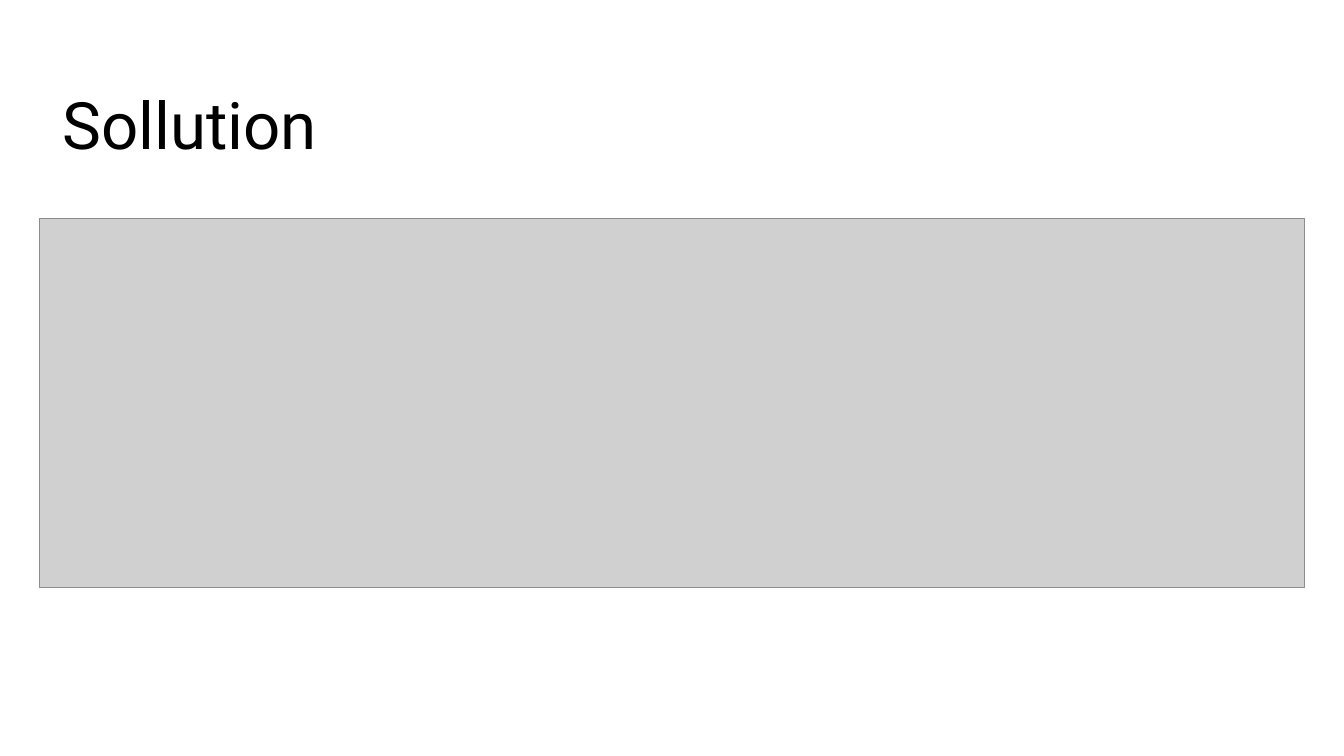
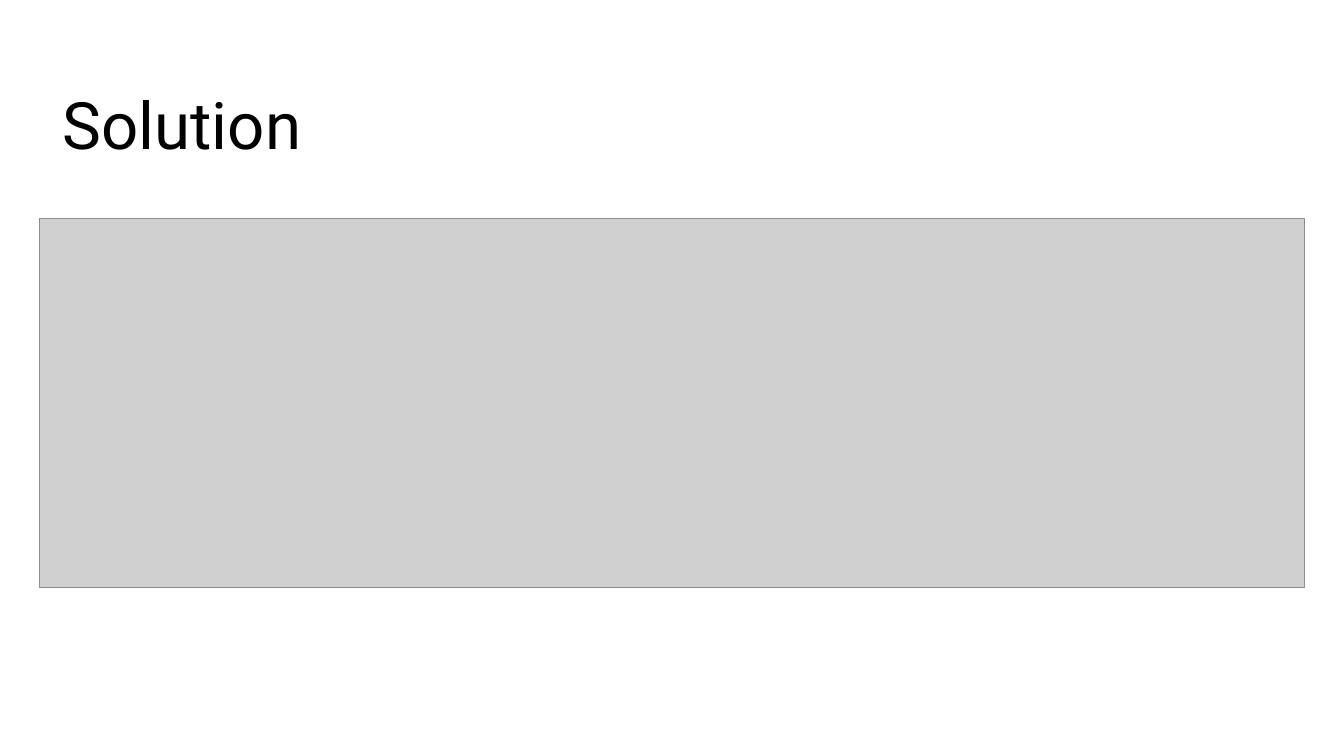
Before and after one commit to kieubaduong/-Sharing-Dependency-Injection, a slide deck: slide 8 of Slide/Dependency Injection.pptx. Drawn at 1344x756 pixels with LibreOffice and Linux fonts; fonts in the diff are those of the drawing; grey boxes stand for pictures; background and template pictures are left out. Boxes give left, top, right and bottom in pixels: in the first picture for what was removed or moved away, otherwise in the second. Text is boxed around its words. In the diff, an @@ line names an element or a change of style, - is before the commit and + after.

```diff
--- a/Slide/Dependency Injection.pptx
+++ b/Slide/Dependency Injection.pptx
@@ title at <box>63,100,301,150</box>: text changed @@
-Sollution
+Solution
```
Also in this commit, not shown: 2 other slides changed.
